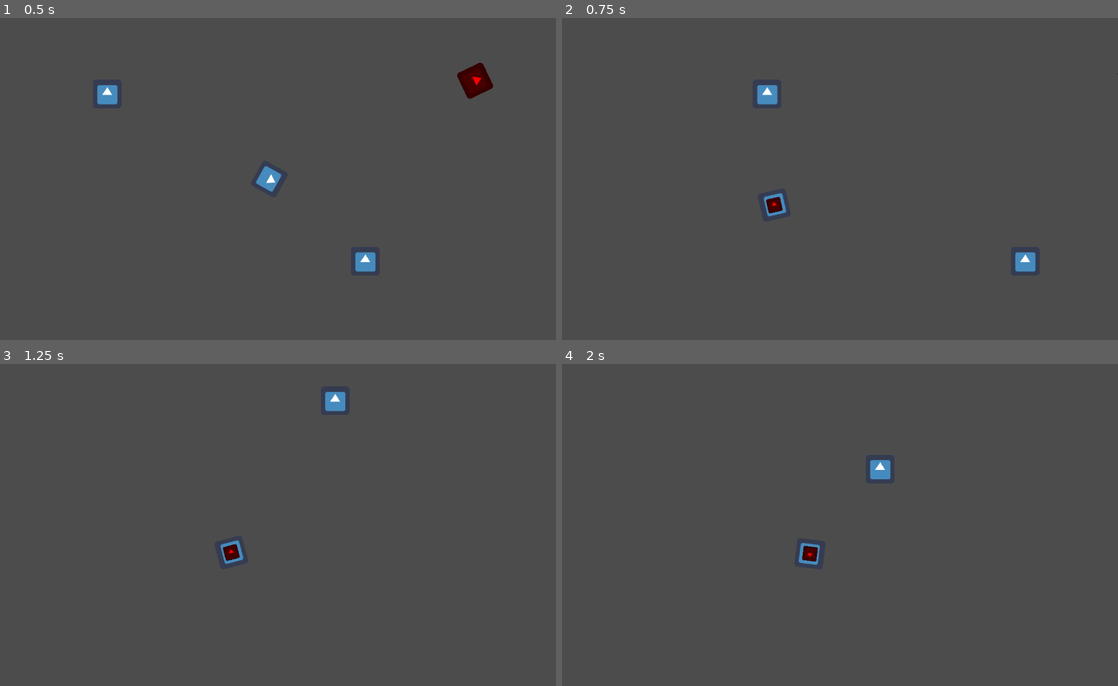
Above: before the commit, frames 1-4 (two rows, left to right).
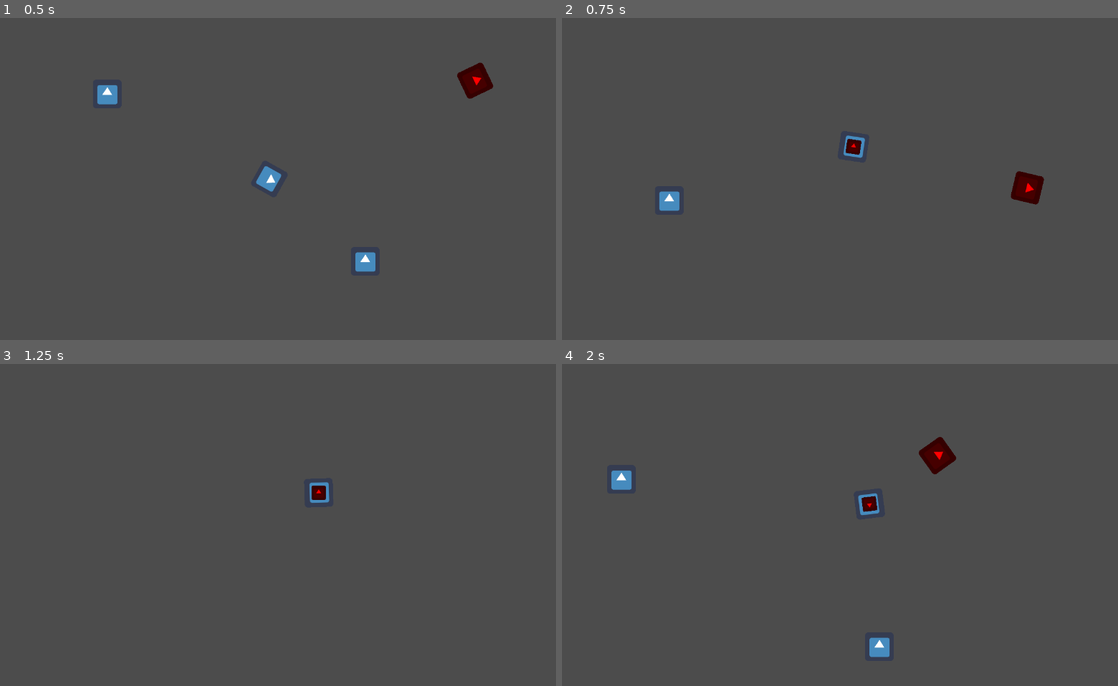
Above: after the commit, the same moments.

Repository: cypher31/mega_cat
Game: Godot game, scene res://scenes/main_world.tscn
Same seed, same stepped clock (60 frames per second), same inputs: the game is played once before the commit and once after it. The engine's default icon, where the game draws it, is replaced by a stand-in: a white triangle on a blue panel in a dark square.
Inputs (mouse positions are in pixels of both pictures, inside the frame that each line leads up to):
- Up to frame 1 (0.5 s): no input
- Up to frame 2 (0.75 s): tap Enter at 0.5 s; move the mouse to (956, 162) at 0.52 s; press the mouse at (956, 162) at 0.53 s; hold Right (direction_right) from 0.53 s (still down)
- Up to frame 3 (1.25 s): keep holding Right (direction_right)
- Up to frame 4 (2 s): move the mouse to (717, 541) at 1.27 s; release Right (direction_right) at 1.28 s; release the mouse at (717, 541) at 1.28 s; hold Down (direction_down) from 1.28 s (still down); click (717, 541) at 1.35 s

Frame 1 is identical in both runs. In frame 2, 1.6% of the frame differs, in the area x 17-100%, y 17-79%; in frame 3, 0.7%; in frame 4, 1.6%.

Commit message:
knock back

Diff:
--- a/scenes/enemy_.tscn
+++ b/scenes/enemy_.tscn
@@ -13,7 +13,9 @@
 custom_solver_bias = 0.0
 radius = 460.686
 
-[node name="enemy_" type="KinematicBody2D"]
+[node name="enemy_" type="KinematicBody2D" groups=[
+"enemy",
+]]
 
 input_pickable = false
 collision_layer = 1
--- a/scenes/player.tscn
+++ b/scenes/player.tscn
@@ -6,9 +6,16 @@
 [sub_resource type="RectangleShape2D" id=1]
 
 custom_solver_bias = 0.0
-extents = Vector2( 30.0383, 30.5998 )
+extents = Vector2( 28.0621, 24.5284 )
 
-[node name="KinematicBody2D" type="KinematicBody2D" index="0"]
+[sub_resource type="RectangleShape2D" id=2]
+
+custom_solver_bias = 0.0
+extents = Vector2( 30.3268, 30.0285 )
+
+[node name="KinematicBody2D" type="KinematicBody2D" index="0" groups=[
+"player",
+]]
 
 input_pickable = false
 collision_layer = 1
@@ -51,3 +58,21 @@
 editor_draw_screen = true
 editor_draw_limits = false
 editor_draw_drag_margin = false
+
+[node name="collision_area" type="Area2D" parent="." index="3"]
+
+input_pickable = true
+gravity_vec = Vector2( 0, 1 )
+gravity = 98.0
+linear_damp = 0.1
+angular_damp = 1.0
+audio_bus_override = false
+audio_bus_name = "Master"
+
+[node name="CollisionShape2D" type="CollisionShape2D" parent="collision_area" index="0"]
+
+shape = SubResource( 2 )
+
+[connection signal="area_entered" from="collision_area" to="." method="_on_collision_area_area_entered"]
+
+[connection signal="body_entered" from="collision_area" to="." method="_on_collision_area_body_entered"]
--- a/scripts/enemy_.gd
+++ b/scripts/enemy_.gd
@@ -7,6 +7,8 @@
 var track_player = false
 
 var move_speed = 10000
+
+signal hit_player
 
 func _ready():
 	set_process(true)
@@ -30,7 +32,6 @@
 
 	if(track_player):
 		var velocity = Vector2()
-		print(true)
 		velocity.x = -move_speed * normalized_movement.x
 		velocity.y = -move_speed * normalized_movement.y
 
--- a/scripts/player.gd
+++ b/scripts/player.gd
@@ -53,12 +53,28 @@
 		move_and_slide(Vector2(velocity_x, velocity_y))
 		#print(global_position)
 		pass
+
 	pass
 
 func _input(event):
 	if event.is_action_pressed("shoot"):
-		print(true)
 		var projectile = get_node("/root/global").scene_loader["bullet"].instance();
 		add_child(projectile);
 #		instance.set_global_position(global_position);
 	pass
+
+
+func knock_back(normal):
+	set_global_position(get_global_position() - normal * 100)
+
+	pass
+
+func _on_collision_area_body_entered( body ):
+	if body.is_in_group("enemy"):
+		var enemy_position = body.get_global_position()
+		var relative_position = enemy_position - get_global_position()
+
+		var normal = relative_position.normalized()
+		knock_back(normal)
+		pass
+	pass # replace with function body
Not shown: 1 places in scenes/player.tscn that only renumber resources
